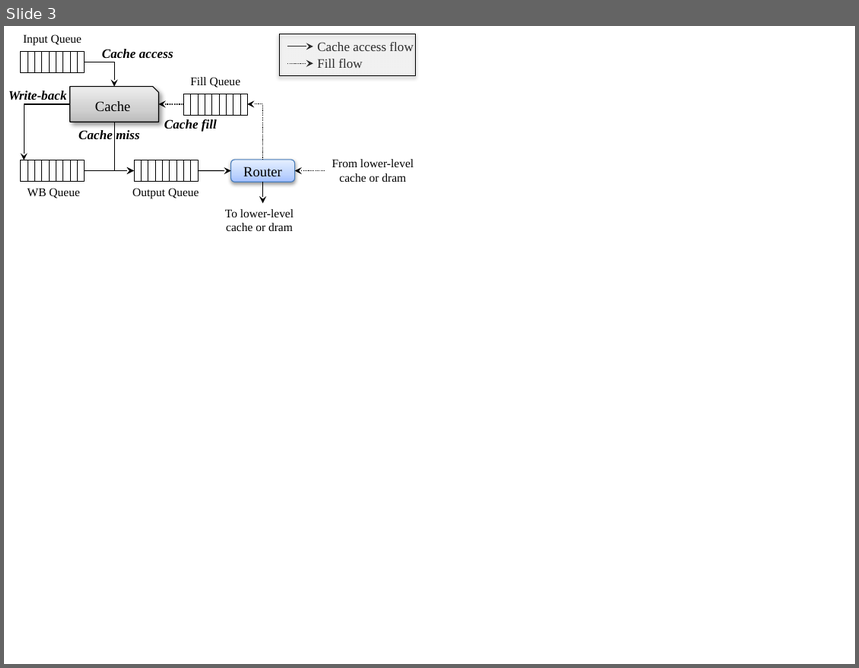
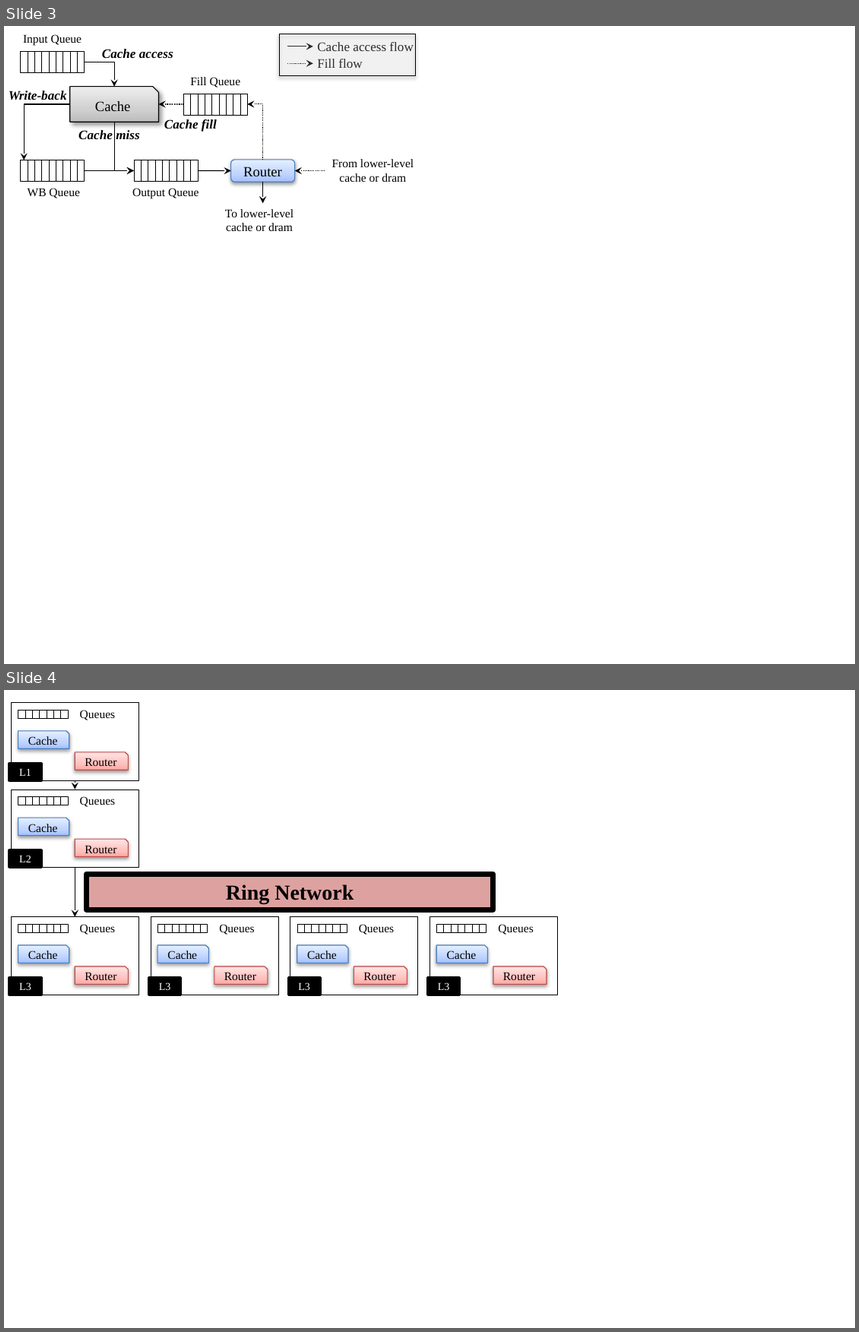
Before and after one commit to gthparch/macsim, a slide deck: doc/latex/figs/fig.pptx. Shown one above the other, each under a label of ours: slide 3 before the commit, slides 3 and 4 after it. The pictures are 859x668 and 859x1332 pixels, drawn with LibreOffice and Linux fonts; fonts in the diff are those of the drawing. Boxes give left, top, right and bottom in pixels: in the first picture for what was removed or moved away, otherwise in the second. Text is boxed around its words. In the diff, an @@ line names an element or a change of style, - is before the commit and + after.

```diff
--- a/doc/latex/figs/fig.pptx
+++ b/doc/latex/figs/fig.pptx
@@ slide 4 added at box(4, 690, 855, 1328), background #FFFFFF @@
@@ group added at box(9, 703, 139, 781): 9 rectangles, 2 snip rects, 1 text @@
+Cache
+Router
+Queues
+L1
@@ arrow added from (75, 780) to (75, 790), #000000 0.75 pt @@
@@ group added at box(9, 790, 139, 868): 9 rectangles, 2 snip rects, 1 text @@
+Cache
+Router
+Queues
+L2
@@ arrow added from (75, 867) to (75, 917), #000000 0.75 pt @@
@@ rectangle added at box(87, 874, 493, 910), fill #C0504D at 53% opacity, outline #000000 4.5 pt, 18 pt, text #000000, bold @@
+Ring Network
@@ group added at box(9, 917, 139, 996): 9 rectangles, 2 snip rects, 1 text @@
+Cache
+Router
+Queues
+L3
@@ group added at box(148, 917, 278, 996): 9 rectangles, 2 snip rects, 1 text @@
+Cache
+Router
+Queues
+L3
@@ group added at box(288, 917, 417, 996): 9 rectangles, 2 snip rects, 1 text @@
+Cache
+Router
+Queues
+L3
@@ group added at box(428, 917, 557, 996): 9 rectangles, 2 snip rects, 1 text @@
+Cache
+Router
+Queues
+L3
```
Also in this commit, not shown: 3 other slides added, 3 other files.
